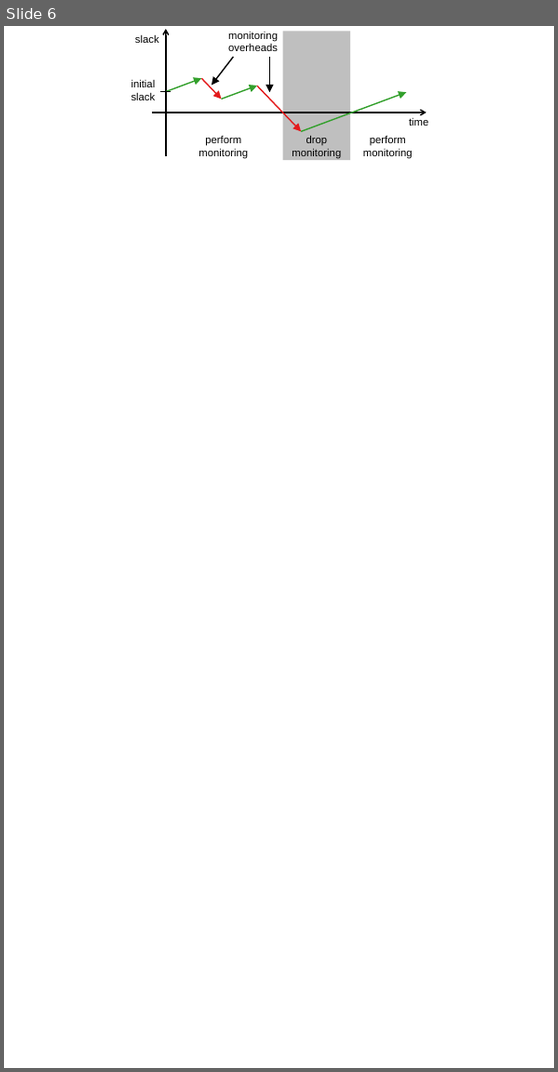
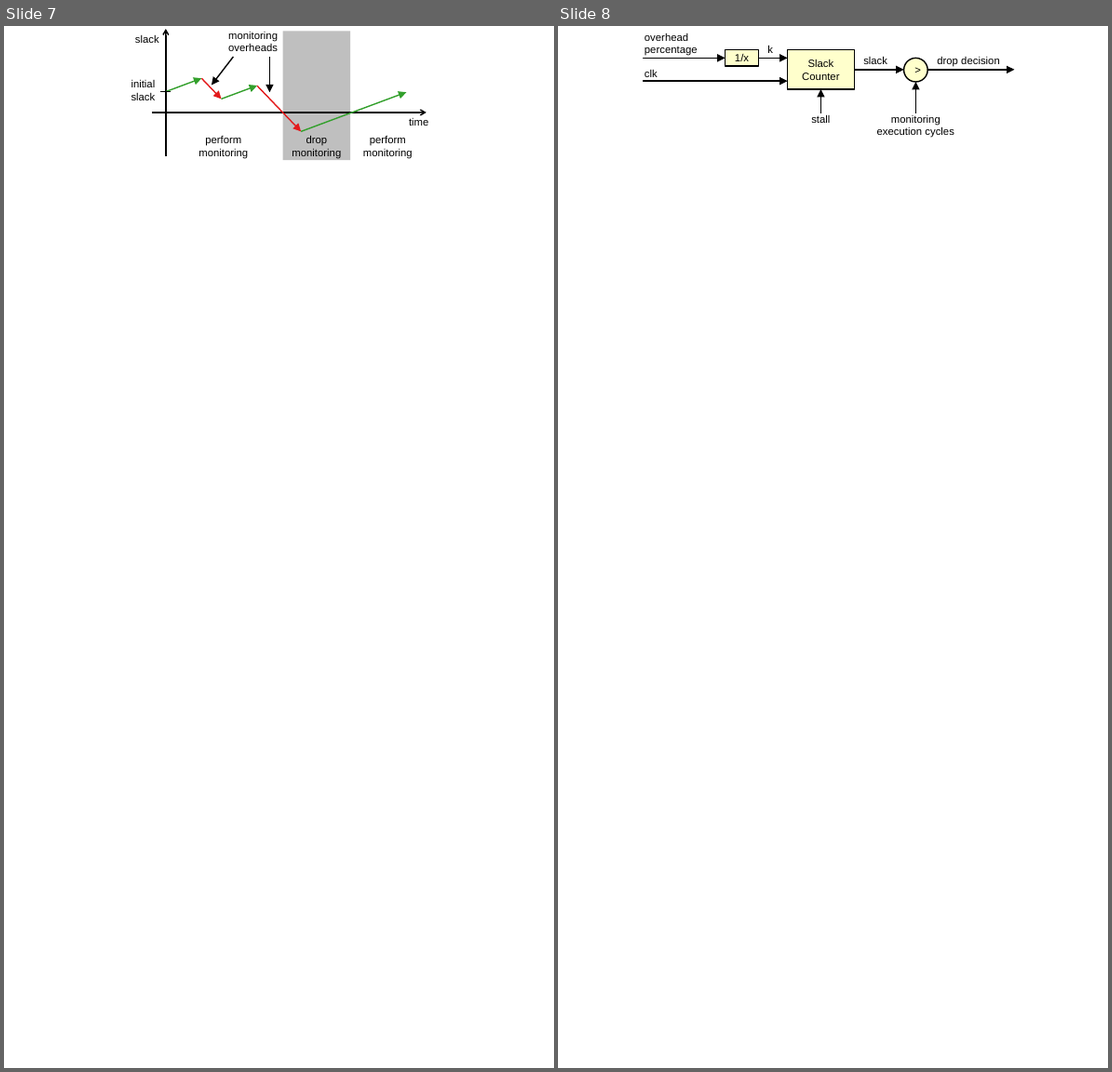
Before and after one commit to dl575/lo_thesis, a slide deck: monitoring_dift_drop/figs_src/diagrams-wide.pptx. Shown side by side, each under a label of ours: slide 6 before the commit, slides 7 and 8 after it. The pictures are 558x1072 and 1112x1072 pixels, drawn with LibreOffice and Linux fonts; fonts in the diff are those of the drawing. Boxes give left, top, right and bottom in pixels: in the first picture for what was removed or moved away, otherwise in the second. Text is boxed around its words. In the diff, an @@ line names an element or a change of style, - is before the commit and + after.

Commit message:
[monitoring_dift_drop] Various edits.

```diff
--- a/monitoring_dift_drop/figs_src/diagrams-wide.pptx
+++ b/monitoring_dift_drop/figs_src/diagrams-wide.pptx
@@ slide 8 added at [558, 26, 1108, 1068], background #FFFFFF @@
@@ text added at [644, 33, 698, 56], 8 pt, text #000000 @@
+overhead percentage
@@ rectangle added at [724, 49, 758, 66], fill #FFFFCC, outline #000000 1 pt, 8 pt, text #000000 @@
+1/x
@@ text added at [767, 46, 773, 53], 8 pt, text #000000 @@
+k
@@ rectangle added at [788, 49, 854, 89], fill #FFFFCC, outline #000000 1 pt, 8 pt, text #000000 @@
+Slack Counter
@@ arrow added from (644, 81) to (788, 81), #000000 1 pt @@
@@ arrow added from (644, 59) to (724, 59), #000000 1 pt @@
@@ text added at [644, 70, 658, 77], 8 pt, text #000000 @@
+clk
@@ arrow added from (758, 59) to (788, 59), #000000 1 pt @@
@@ arrow added from (854, 70) to (904, 70), #000000 1 pt @@
@@ text added at [863, 57, 887, 64], 8 pt, text #000000 @@
+slack
@@ ellipse added at [904, 59, 927, 82], fill #FFFFCC, outline #000000 1 pt, 8 pt, text #000000 @@
+>
@@ arrow added from (927, 70) to (1014, 70), #000000 1 pt @@
@@ text added at [937, 57, 1000, 67], 8 pt, text #000000 @@
+drop decision
@@ arrow added from (820, 113) to (820, 89), #000000 1 pt @@
@@ arrow added from (915, 113) to (915, 82), #000000 1 pt @@
@@ text added at [811, 114, 830, 123], 8 pt, text #000000 @@
+stall
@@ text added at [877, 115, 954, 138], 8 pt, text #000000 @@
+monitoring execution cycles
@@ what was slide 6 is now slide 7 @@
```
Also in this commit, not shown: 1 other slide added, 8 other files.
